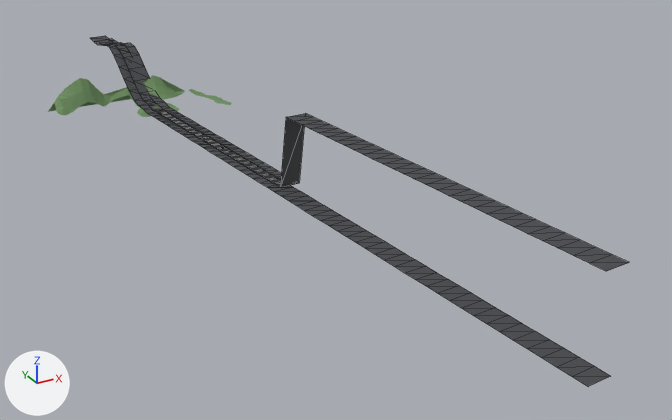
What one commit did to the glTF model public/tiles/tile_5_6.glb.
Rendered twice from a camera (50 mm lens) standing at (-3394.0, 2992.0, 303.0) and looking at (-3042.0, 3633.0, -17.0). Lighting does not change. The marker at lower left points along +X, +Y and +Z. The picture after the commit comes second. Mesh edges are drawn as thin lines on the coarser meshes. Where no turn or scale is listed for an object, it has been applied to the vertices. Vertices at exactly the same position are counted once.

The scene before the commit, as lines of its bpy script (objects in view):
```python
me_grn_5_6_001 = bpy.data.meshes.new('grn_5_6.001')
me_grn_5_6_001.from_pydata(...)  # 145 vertices, 210 faces; spans x -95.0..95.0, y -30.0..30.0, z -19.0..19.0
me_grn_5_6_001.materials.append(mat_cityvc)
me_road_5_6_001 = bpy.data.meshes.new('road_5_6.001')
me_road_5_6_001.from_pydata(...)  # 260 vertices, 256 faces; spans x -49.0..49.0, y -384.0..384.0, z -34.0..34.0
me_road_5_6_001.materials.append(mat_cityvc)
ob_grn_5_6 = bpy.data.objects.new('grn_5_6', me_grn_5_6_001)
ob_grn_5_6.location = (-3109.7, 3943.8, 14.5)
ob_road_5_6 = bpy.data.objects.new('road_5_6', me_road_5_6_001)
ob_road_5_6.location = (-3078.3, 3695.0, 34.7)
```
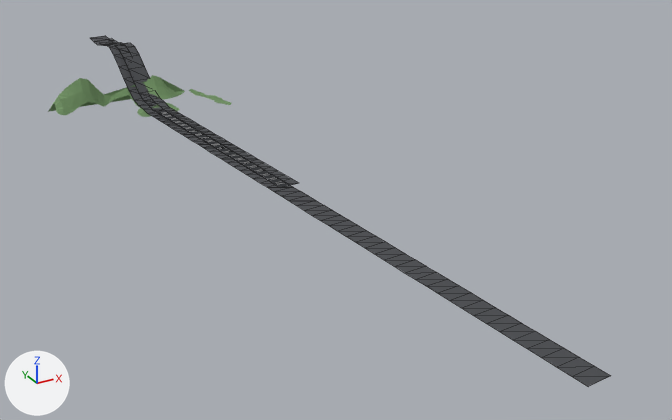
Where the newer file only moved an object's origin or applied its transform, the numbers keep the older frame.

Pixel boxes (x1, y1, x2, y2) of what changed, in the pictures (672 x 420 px):
'road_5_6', reshaped: before (90, 36, 630, 386); after (90, 36, 610, 386)
part 1 of me_road_5_6_001, deleted: before (280, 113, 630, 271)

The edits, one by one:
me_road_5_6_001 is used by ob_road_5_6; location (-3078.3, 3695.0, 34.7).
me_road_5_6_001 had 260 vertices, 256 faces and spanned x -49.0..49.0, y -384.0..384.0, z -34.0..34.0.
me_road_5_6_001 now has 202 vertices, 198 faces and spans x -49.0..41.0, y -384.0..384.0, z -34.0..18.0.
Part 1, on me_road_5_6_001:
58 vertices are removed from x -1.0..49.0, y -379.0..-44.0, z 32.0..34.0.
58 faces are deleted.
